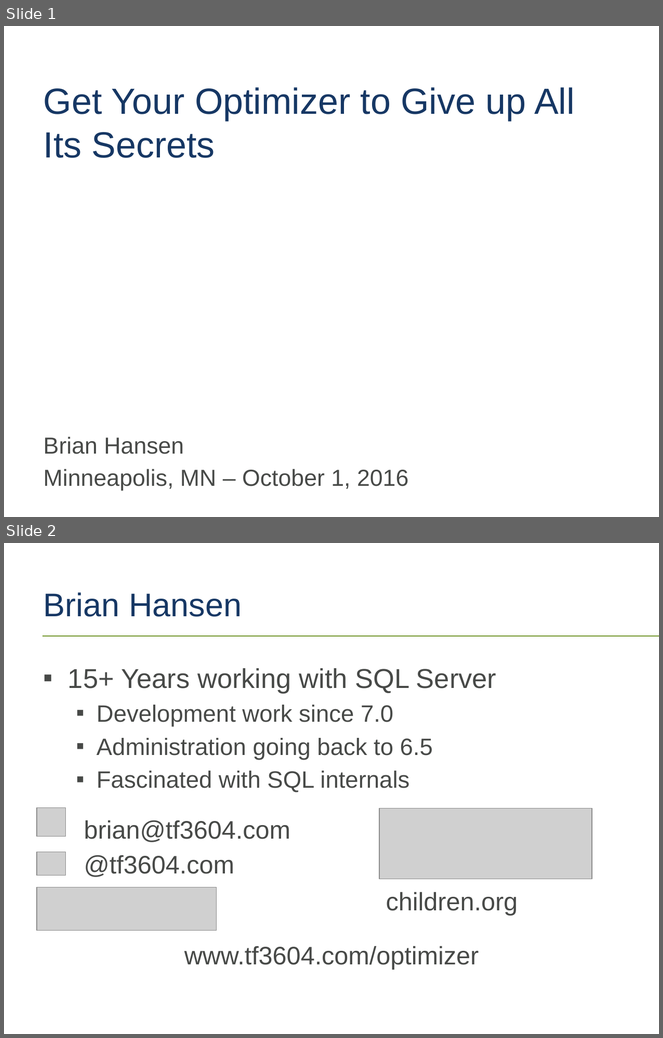
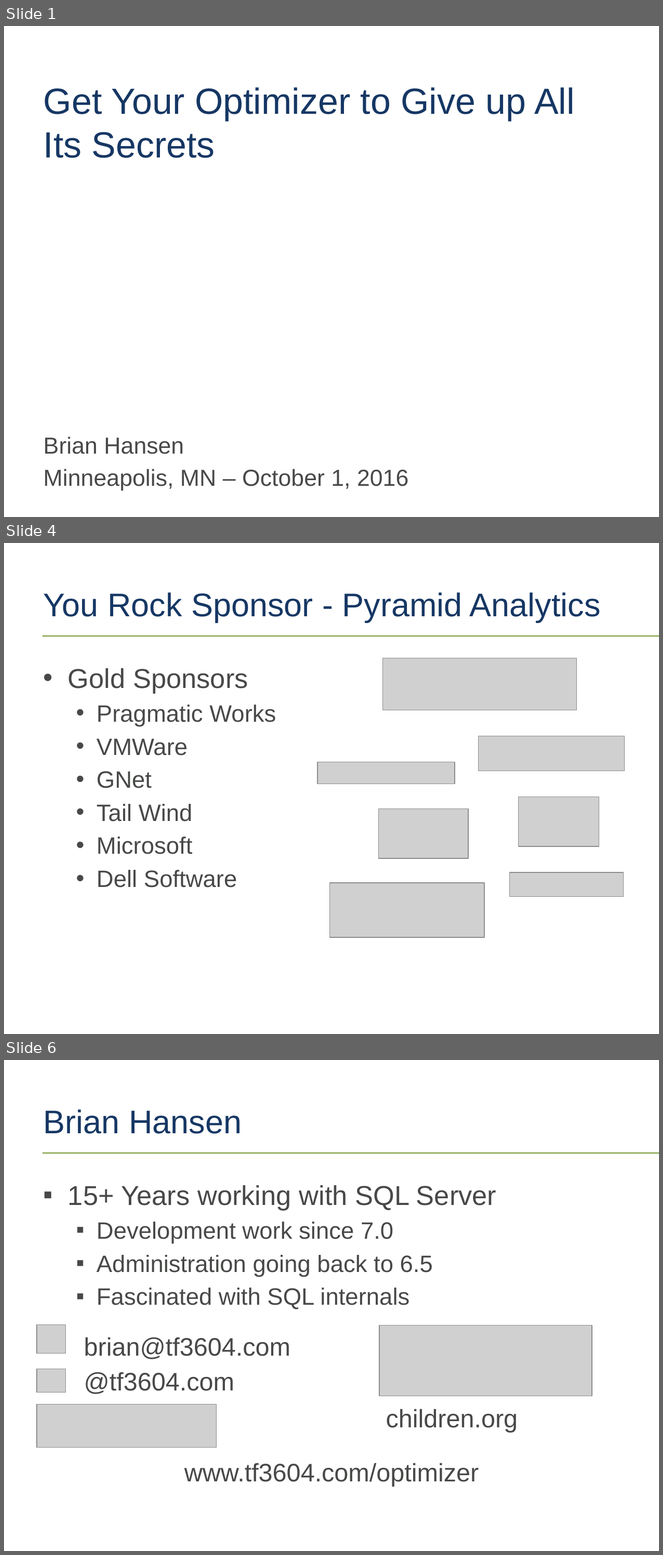
Before and after one commit to tf3604/OptimizerPresentation, a slide deck: Optimizer.pptx. Shown one above the other, each under a label of ours: slides 1 and 2 before the commit, slides 1, 4 and 6 after it; the slides between them are not shown. The pictures are 663x1038 and 663x1555 pixels, drawn with LibreOffice and Linux fonts; fonts in the diff are those of the drawing; grey boxes stand for pictures; background and template pictures are left out. Boxes give left, top, right and bottom in pixels: in the first picture for what was removed or moved away, otherwise in the second. Text is boxed around its words. In the diff, an @@ line names an element or a change of style, - is before the commit and + after.

Commit message:
Add event-specific sponsor slides.

```diff
--- a/Optimizer.pptx
+++ b/Optimizer.pptx
@@ slide 4 added at (x1=4, y1=543, x2=659, y2=1034), background #FFFFFF; not listed: 1 template element that a slide beside it also shows @@
@@ title added at (x1=44, y1=592, x2=601, y2=623), 36 pt, text #163764 @@
+You Rock Sponsor - Pyramid Analytics
@@ picture added at (x1=383, y1=658, x2=577, y2=710) @@
@@ text added at (x1=68, y1=668, x2=276, y2=888), 26 pt, text #474947 @@
+• Gold Sponsors
+  • Pragmatic Works
+  • VMWare
+  • GNet
+  • Tail Wind
+  • Microsoft
+  • Dell Software
@@ picture added at (x1=478, y1=736, x2=624, y2=771) @@
@@ picture added at (x1=317, y1=762, x2=455, y2=783) @@
@@ picture added at (x1=518, y1=797, x2=599, y2=846) @@
@@ picture added at (x1=379, y1=809, x2=468, y2=859) @@
@@ picture added at (x1=330, y1=883, x2=484, y2=938) @@
@@ picture added at (x1=510, y1=873, x2=624, y2=897) @@
@@ page number added at (x1=22, y1=1006, x2=37, y2=1027), 11 pt, text #FFFFFF @@
+4
@@ what was slide 2 is now slide 6 @@
```
Also in this commit, not shown: 3 other slides added.
